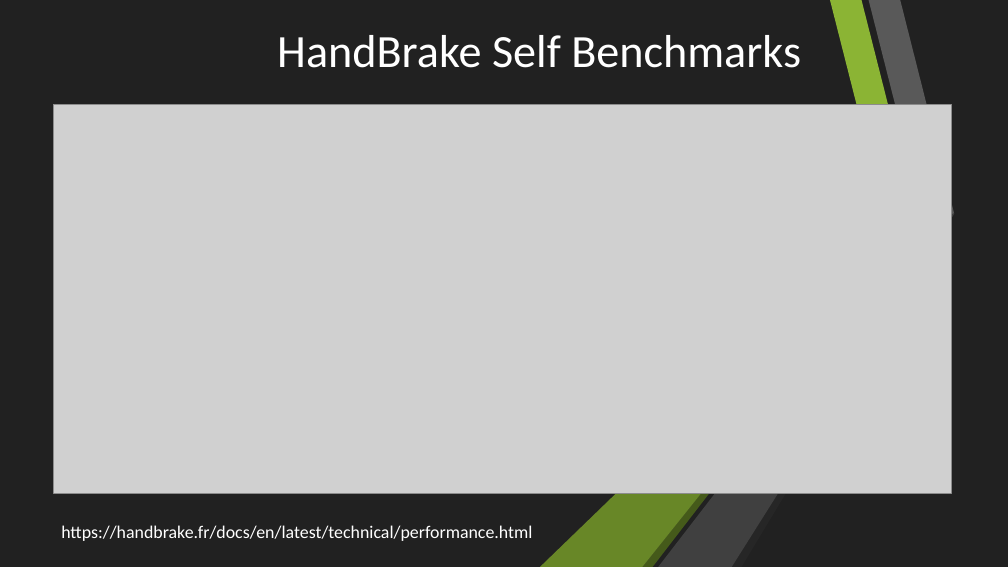
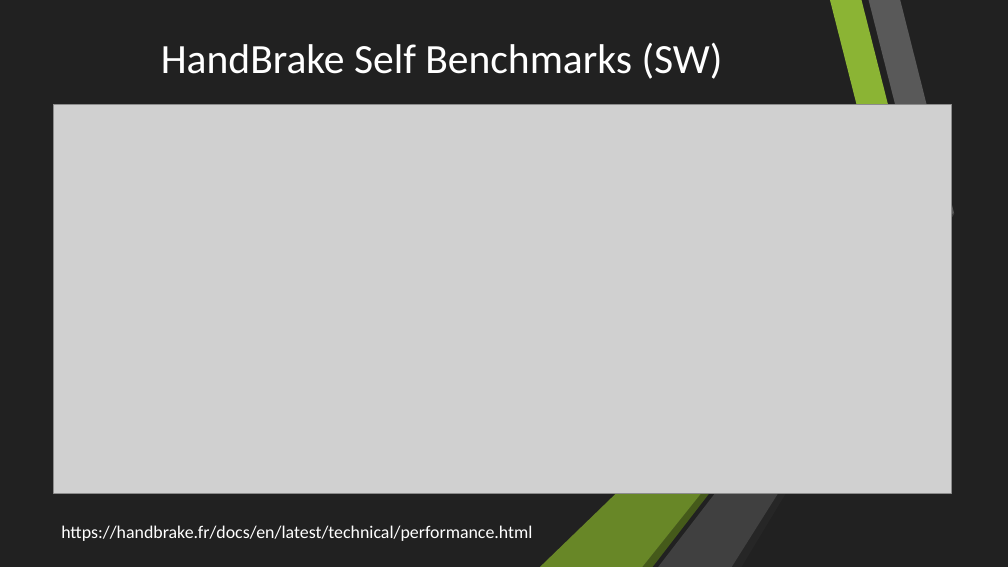
Before and after one commit to Rijndael99/encoding_bench, a slide deck: slide 11 of presentation.pptx (slide 12 before the commit). Drawn at 1008x567 pixels with LibreOffice and Linux fonts; fonts in the diff are those of the drawing; grey boxes stand for pictures. Boxes give left, top, right and bottom in pixels: in the first picture for what was removed or moved away, otherwise in the second. Text is boxed around its words. In the diff, an @@ line names an element or a change of style, - is before the commit and + after.

```diff
--- a/presentation.pptx
+++ b/presentation.pptx
@@ title at <box>161,43,723,79</box>: text changed; size 44 to 39.6 pt @@
-HandBrake Self Benchmarks
+HandBrake Self Benchmarks (SW)
```
Also in this commit, not shown: 6 other slides changed.
